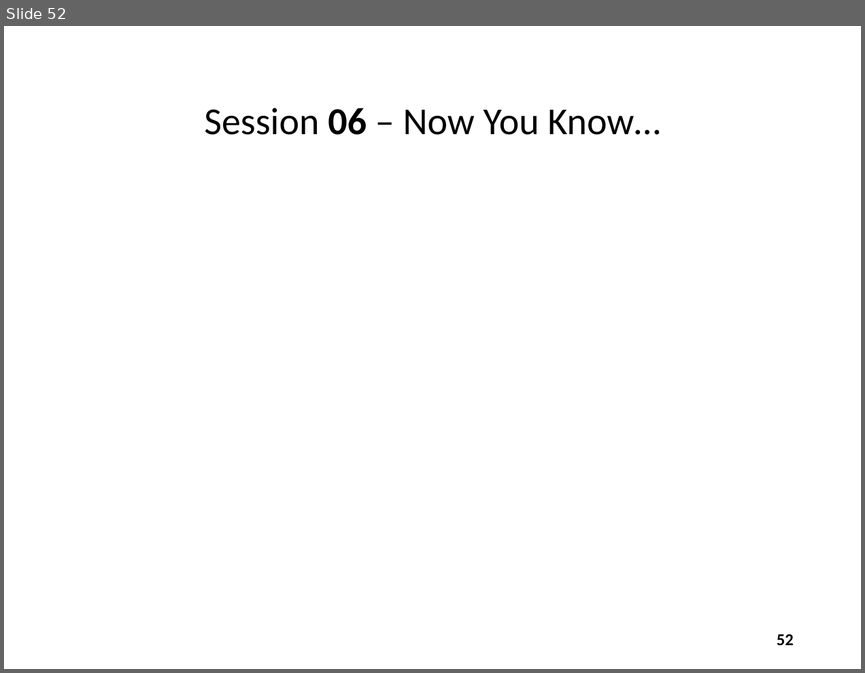
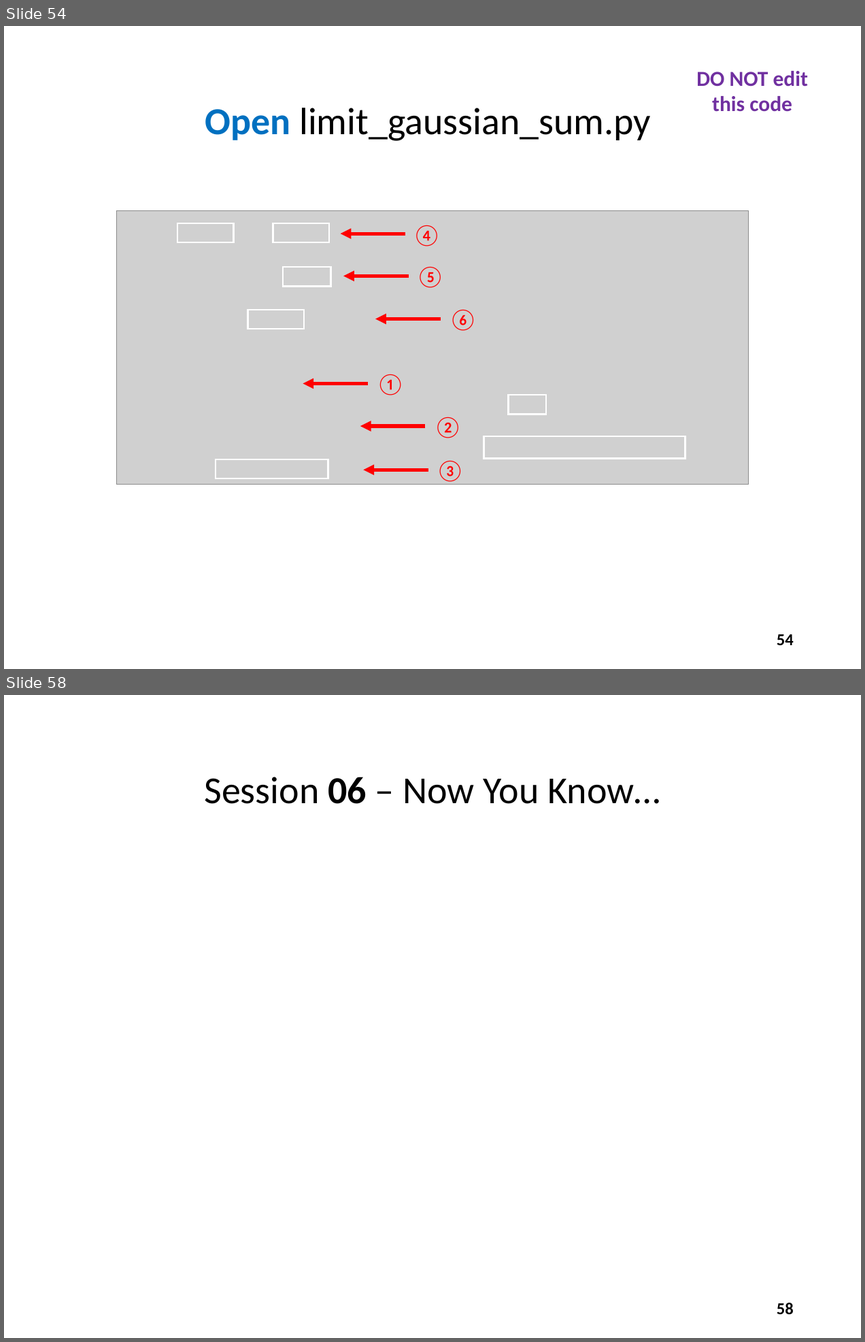
Before and after one commit to dbiersach/scicomp101, a slide deck: Session 06 - Infinite Series and Limits/Session 06 - Infinite Series and Limits.pptx. Shown one above the other, each under a label of ours: slide 52 before the commit, slides 54 and 58 after it; the slides between them are not shown. The pictures are 865x673 and 865x1342 pixels, drawn with LibreOffice and Linux fonts; fonts in the diff are those of the drawing; grey boxes stand for pictures. Boxes give left, top, right and bottom in pixels: in the first picture for what was removed or moved away, otherwise in the second. Text is boxed around its words. In the diff, an @@ line names an element or a change of style, - is before the commit and + after.

Commit message:
Add new limit demonstration

```diff
--- a/Session 06 - Infinite Series and Limits/Session 06 - Infinite Series and Limits.pptx
+++ b/Session 06 - Infinite Series and Limits/Session 06 - Infinite Series and Limits.pptx
@@ slide 54 added at [4,26,861,669], background #FFFFFF @@
@@ text added at [696,71,808,112], 18 pt, text #7030A0, bold @@
+DO NOT edit
+this code
@@ title added at [205,108,651,141], 32 pt, text #000000 @@
+Open limit_gaussian_sum.py
@@ picture added at [116,211,748,484] @@
@@ rectangle added at [177,223,232,242], outline #FFFFFF 1.5 pt @@
@@ rectangle added at [273,223,329,242], outline #FFFFFF 1.5 pt @@
@@ text added at [413,225,441,246], 18 pt, text #FF0000 @@
+④
@@ arrow added from (405, 233) to (341, 233), #FF0000 3 pt @@
@@ rectangle added at [283,267,330,286], outline #FFFFFF 1.5 pt @@
@@ text added at [416,267,445,288], 18 pt, text #FF0000 @@
+⑤
@@ arrow added from (409, 276) to (343, 276), #FF0000 3 pt @@
@@ rectangle added at [248,310,304,329], outline #FFFFFF 1.5 pt @@
@@ text added at [449,310,477,331], 18 pt, text #FF0000 @@
+⑥
@@ arrow added from (440, 319) to (375, 319), #FF0000 3 pt @@
@@ arrow added from (368, 383) to (303, 383), #FF0000 3 pt @@
@@ text added at [376,374,405,395], 18 pt, text #FF0000 @@
+①
@@ rectangle added at [509,395,547,414], outline #FFFFFF 1.5 pt @@
@@ arrow added from (426, 426) to (360, 426), #FF0000 3 pt @@
@@ text added at [434,417,462,438], 18 pt, text #FF0000 @@
+②
@@ rectangle added at [484,435,685,458], outline #FFFFFF 1.5 pt @@
@@ rectangle added at [215,460,328,478], outline #FFFFFF 1.5 pt @@
@@ arrow added from (428, 470) to (363, 470), #FF0000 3 pt @@
@@ text added at [436,461,464,482], 18 pt, text #FF0000 @@
+③
@@ page number added at [776,634,793,645], 14 pt, text #000000, bold @@
+54
@@ what was slide 52 is now slide 58 @@
@@ page number at [776,1302,793,1314]: text changed @@
-52
+58
```
Also in this commit, not shown: 5 other slides added, 2 other files.
